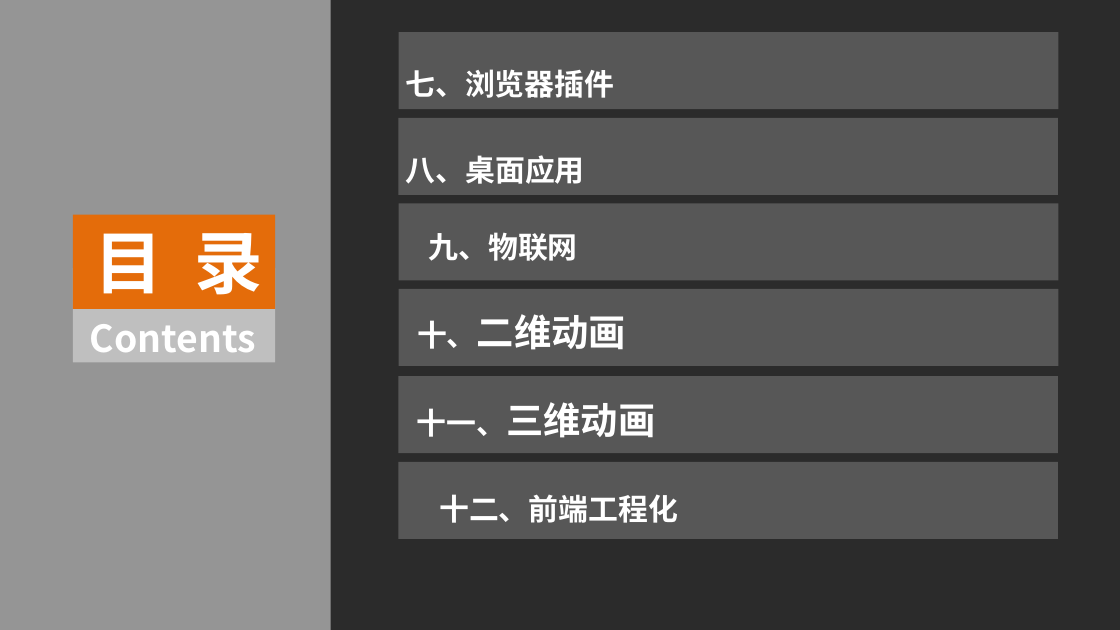
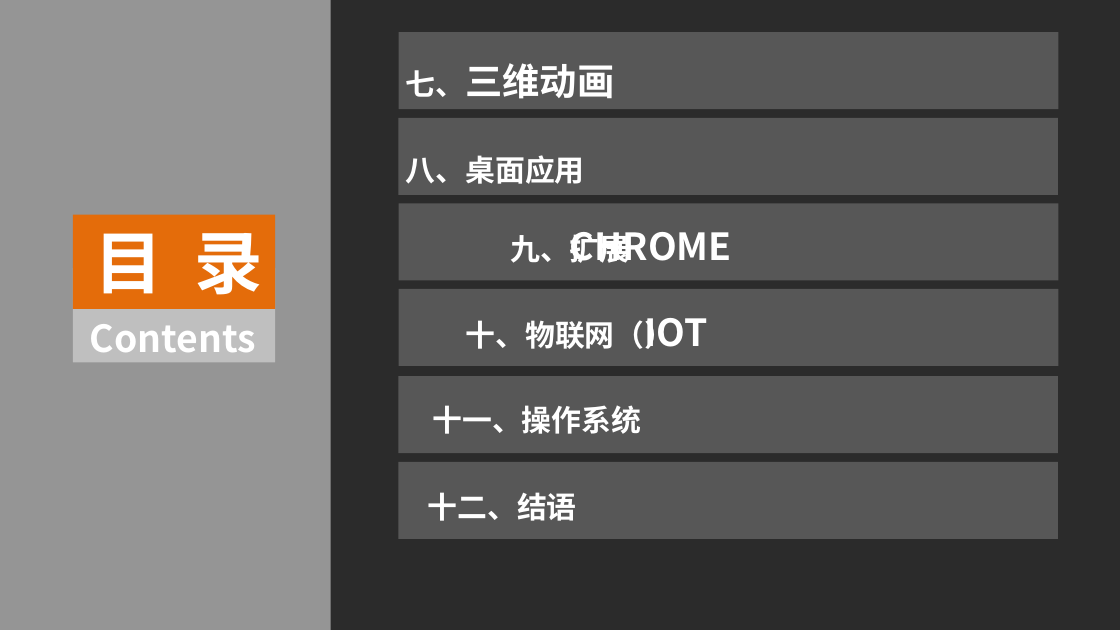
Before and after one commit to luke93h/git-blog, a slide deck: slide 3 of src/大前端简介.pptx. Drawn at 1120x630 pixels with LibreOffice and Linux fonts; fonts in the diff are those of the drawing; background and template pictures are left out; a plain dark background stands for a picture behind light text. Boxes give left, top, right and bottom in pixels: in the first picture for what was removed or moved away, otherwise in the second. Text is boxed around its words. In the diff, an @@ line names an element or a change of style, - is before the commit and + after.

```diff
--- a/src/大前端简介.pptx
+++ b/src/大前端简介.pptx
@@ text at [405, 63, 614, 99]: text changed @@
-七、浏览器插件
+七、三维动画
@@ text at [510, 235, 570, 263]: text changed @@
-九、物联网
+九、CHROME扩展
@@ text at [465, 318, 708, 349]: text changed @@
-十、二维动画
+十、物联网（IOT）
@@ text at [432, 405, 641, 434]: text changed @@
-十一、三维动画
+十一、操作系统
@@ text at [427, 492, 576, 521]: text changed @@
-十二、前端工程化
+十二、结语
```
Also in this commit, not shown: 1 other slide changed, 1 slide removed, 1 other file.
